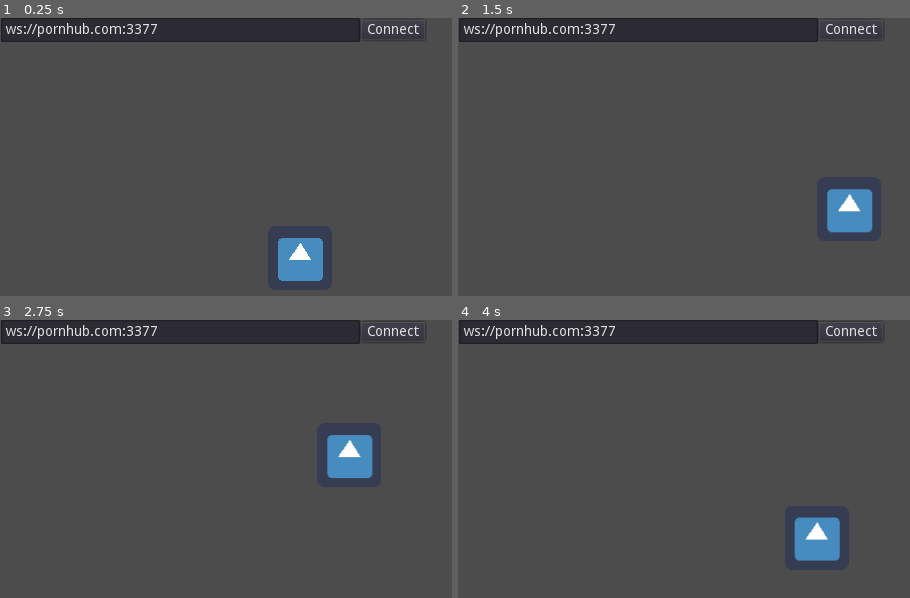
Above: before the commit, frames 1-4 (two rows, left to right).
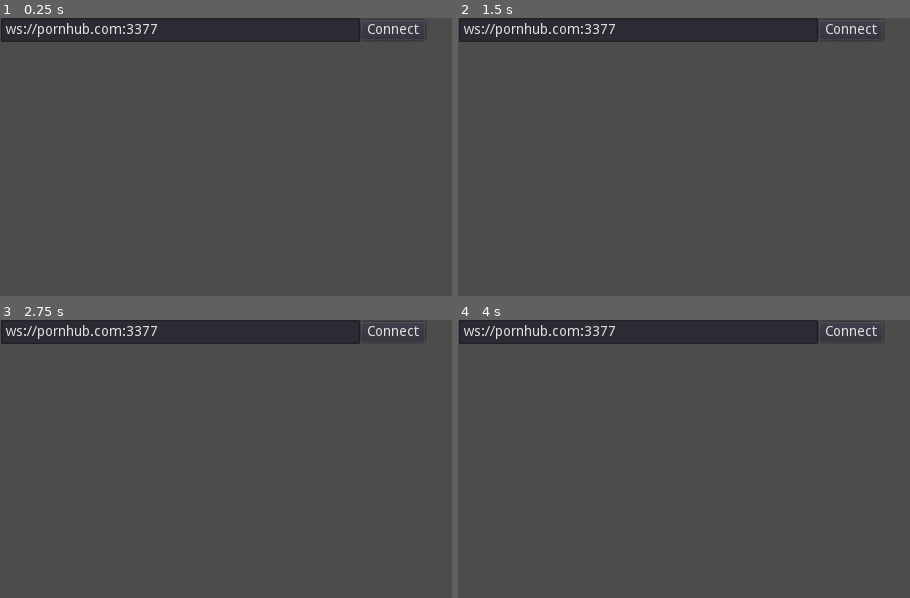
Above: after the commit, the same moments.

Repository: BondarenkoArtur/LD45-client
Game: Godot game, scene res://2dmain/2dmain.tscn
The game is run twice, just before and just after one commit, with the same random seed, the same clock (stepped at 60 frames per second) and the same inputs. The engine's default icon, where the game draws it, is replaced by a stand-in: a white triangle on a blue panel in a dark square.
Inputs (mouse positions are in pixels of both pictures, inside the frame that each line leads up to):
- Up to frame 1 (0.25 s): no input
- Up to frame 2 (1.5 s): tap Enter at 0.5 s; move the mouse to (outside the picture) at 0.52 s; click (outside the picture) at 0.67 s; move the mouse to (647, 215) at 1.27 s; click (647, 215) at 1.42 s
- Up to frame 3 (2.75 s): move the mouse to (384, 420) at 2.02 s; click (384, 420) at 2.17 s
- Up to frame 4 (4 s): move the mouse to (747, 572) at 2.77 s; click (747, 572) at 2.92 s; move the mouse to (outside the picture) at 3.52 s; click (outside the picture) at 3.67 s

The runs differ from the first frame. In frame 1, 1.5% of the frame differs, in the area x 61-72%, y 79-95%; in frame 2, 1.6%, in the area x 81-92%, y 61-78%; in frame 3, 1.6%; in frame 4, 1.6%.

Commit message:
Minor fixes

Diff:
--- a/2dmain/2dmain.tscn
+++ b/2dmain/2dmain.tscn
@@ -27,6 +27,7 @@
 script = ExtResource( 2 )
 
 [node name="LocalPlayer" parent="." instance=ExtResource( 3 )]
+visible = false
 script = ExtResource( 4 )
 
 [node name="Players" type="Node" parent="."]
--- a/src/Player.gd
+++ b/src/Player.gd
@@ -8,6 +8,7 @@
 # Called when the node enters the scene tree for the first time.
 func _init(pos = position):
   set_position(pos)
+  targetPos = pos
 
 # Called every frame. 'delta' is the elapsed time since the previous frame.
 func _process(delta):
